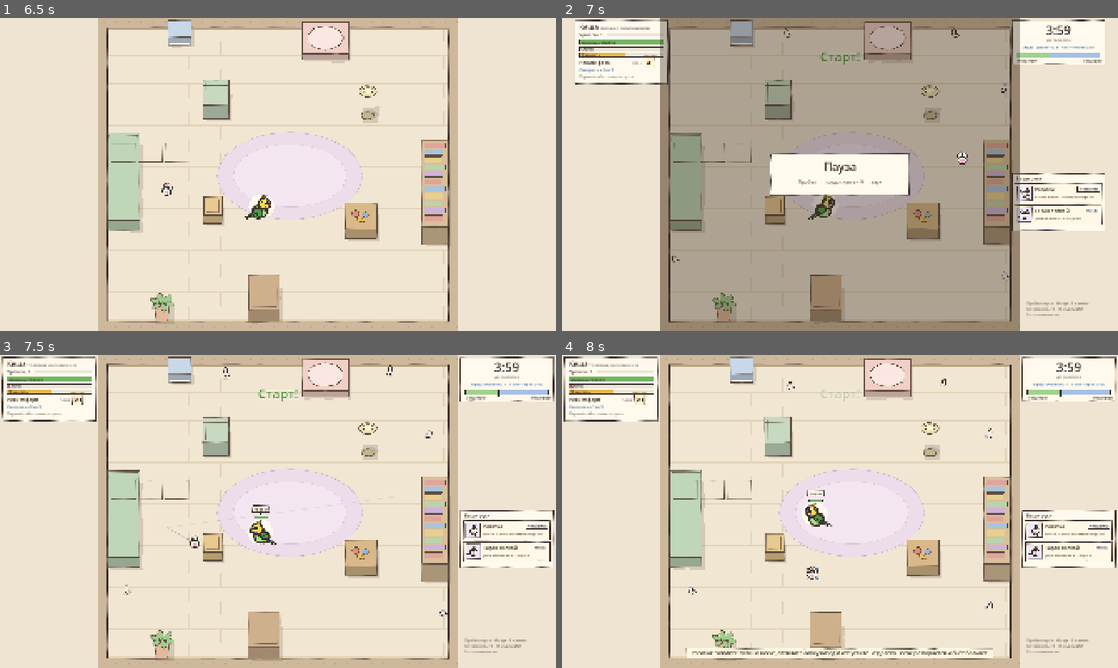
Above: before the commit, frames 1-4 (two rows, left to right).
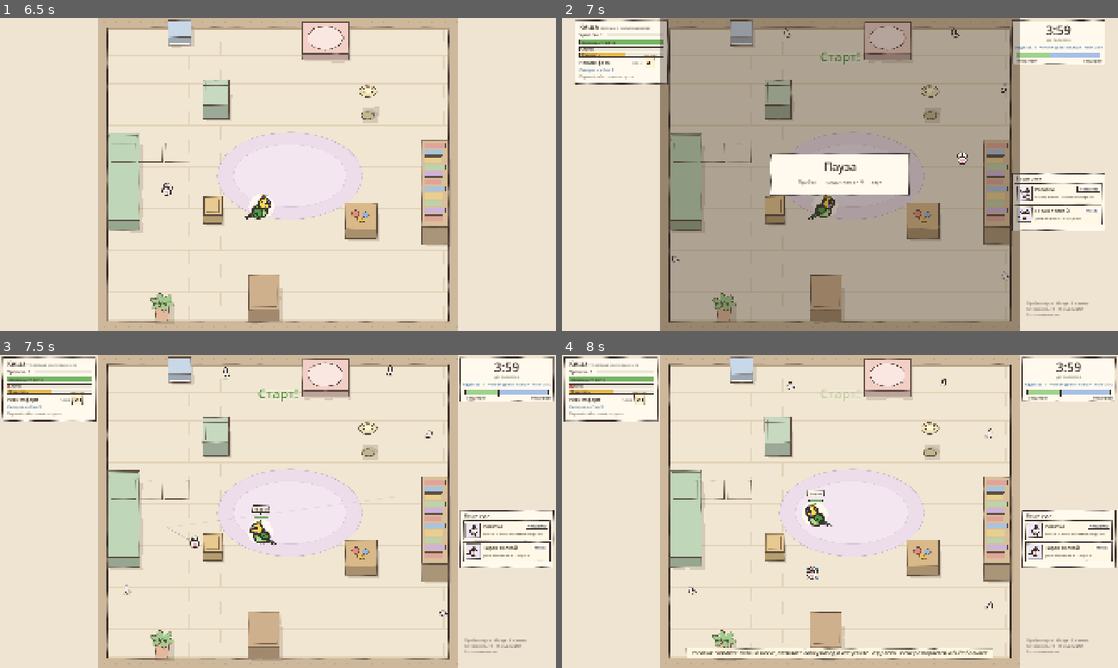
Above: after the commit, the same moments.

Repository: wtoday92-commits/popugay-naoborot
Game: Godot game, scene res://main.tscn
The game is run twice, just before and just after one commit, with the same random seed, the same clock (stepped at 60 frames per second) and the same inputs.
Inputs (mouse positions are in pixels of both pictures, inside the frame that each line leads up to):
- Up to frame 1 (6.5 s): tap Enter at 0.5 s; move the mouse to (400, 158) at 0.52 s; hold W 0.53-1.25 s; tap Q at 0.6 s; click (400, 158) at 0.67 s; tap Space at 0.77, 1.07, 3.77, 4.07 s; drag from (166, 190) to (250, 237) at 1.27 s; move the mouse to (333, 105) at 2.02 s; hold W 2.03-2.75 s; tap 2 at 2.1 s; drag from (250, 237) to (111, 127) at 2.77 s; move the mouse to (444, 221) at 3.52 s; tap R at 3.6 s; drag from (111, 127) to (194, 96) at 4.27 s; move the mouse to (305, 174) at 5.02 s; tap M at 5.1 s; click (305, 174) at 5.17 s; drag from (194, 96) to (166, 190) at 5.77 s
- Up to frame 2 (7 s): move the mouse to (962, 158) at 6.52 s; hold W from 6.53 s (still down); tap 1 at 6.6 s; tap Space at 6.77 s
- Up to frame 3 (7.5 s): tap Space at 7.07 s; release W at 7.25 s; drag from (166, 527) to (250, 574) at 7.27 s
- Up to frame 4 (8 s): no input

Frame 1 is identical in both runs. In frame 2, less than 0.1% of the frame differs, in the area x 7-98%, y 7-10%; in frame 3, less than 0.1%; in frame 4, less than 0.1%.

Commit message:
Баланс: орда крепнет с каждым уровнем попугая, уравнены прогрессии попугая и игрока, усталость от одного плана
Co-Authored-By: Claude Opus 5.5 (1M context) <noreply@anthropic.com>

Diff:
--- a/scripts/hero.gd
+++ b/scripts/hero.gd
@@ -22,6 +22,7 @@
 var meta_up := {}
 var learned_picks := {}
 var learned_wins := {}
+var learned_plans: Array = []
 
 var game
 var pos := Vector2.ZERO
@@ -132,6 +133,7 @@
 	learned_dealt = mem.get("dealt", {})
 	learned_picks = mem.get("picks", {})
 	learned_wins = mem.get("wins", {})
+	learned_plans = mem.get("plans", [])
 	memory_notes.clear()
 	plan = [_choose_plan()]
 	if learned_runs <= 0:
@@ -160,7 +162,12 @@
 	if randf() < 0.25:
 		return Skills.SKILLS[randi() % Skills.SKILLS.size()]
 	for k in Skills.SKILLS:
-		var sc := _learned_bonus(k) + randf_range(0.0, 2.0)
+		# усталость от одного и того же: каждый повтор среди трёх последних планов — минус
+		var recent := 0
+		for pl in learned_plans.slice(maxi(0, learned_plans.size() - 3)):
+			if pl == k:
+				recent += 1
+		var sc := _learned_bonus(k) + randf_range(0.0, 2.0) - 1.3 * recent
 		if sc > bs:
 			bs = sc
 			best = k
@@ -181,7 +188,7 @@
 		for v in vals:
 			mean += float(v)
 		mean /= float(vals.size())
-		b += clampf((float(learned_dealt[k]) - mean) * 8.0, -1.2, 1.2)
+		b += clampf((float(learned_dealt[k]) - mean) * 6.0, -0.8, 0.8)
 	var picks := int(learned_picks.get(k, 0))
 	if picks >= 2:
 		var wr := float(learned_wins.get(k, 0)) / float(picks)
@@ -221,7 +228,7 @@
 
 
 func max_hp() -> float:
-	return 100.0 + 15.0 * int(meta_up.get("hp", 0)) + 20.0 * lvl_of("fluff")
+	return 110.0 + 15.0 * int(meta_up.get("hp", 0)) + 20.0 * lvl_of("fluff")
 
 
 func speed() -> float:
@@ -229,7 +236,7 @@
 
 
 func dmg_mult() -> float:
-	var m := 1.0 + 0.1 * int(meta_up.get("dmg", 0)) + 0.1 * lvl_of("beak")
+	var m := 1.15 + 0.1 * int(meta_up.get("dmg", 0)) + 0.1 * lvl_of("beak")
 	if randf() < 0.08 * lvl_of("luck"):
 		m *= 2.0
 	return m
--- a/scripts/hud.gd
+++ b/scripts/hud.gd
@@ -346,7 +346,7 @@
 	else:
 		Art.text_c(self, font, Vector2(x + 170, 58), "сломан", 36, Color("4f8f3a"))
 	var nxt: float = game.next_horde - game.time
-	Art.text_c(self, font, Vector2(x + 170, 106), "Орда: уровень %d · гонг через %s" % [game.horde_level, mmss(nxt)], 15, Color("3f6fb5"))
+	Art.text_c(self, font, Vector2(x + 170, 106), "Орда: ур. %d · +%d%% от уровня Кеши · гонг %s" % [game.horde_level, int(round(game.HORDE_HP_LEVEL * 100.0 * float(h.level - 1))), mmss(nxt)], 14, Color("3f6fb5"))
 	var hero_p := h.power() * 2.0 + float(h.level)
 	var horde_p: float = float(game.horde_level) * 4.0 + game.player_damage / 20.0 + 2.0
 	var k: float = hero_p / (hero_p + horde_p)
--- a/scripts/main.gd
+++ b/scripts/main.gd
@@ -9,6 +9,9 @@
 const RUN_LENGTH := 300.0
 const HORDE_STEP := 60.0
 const ENRAGE_AT := 360.0
+const HORDE_HP_GONG := 0.08
+const HORDE_HP_LEVEL := 0.03
+const HORDE_DMG_LEVEL := 0.015
 const BOSS_AT := 240.0
 const EVENT_SLOTS := [40.0, 95.0, 150.0, 200.0]
 const EVENT_WARN := 10.0
@@ -58,7 +61,7 @@
 	{"name": "Суперносок", "hp": 70.0, "speed": 2.0, "dmg": 9.0, "r": 15.0, "push": 0.6, "xp": 5},
 	{"name": "Пылевой зайчик", "hp": 10.0, "speed": 2.6, "dmg": 4.0, "r": 9.0, "push": 1.0, "xp": 1},
 	{"name": "Шкатулка", "hp": 80.0, "speed": 2.6, "dmg": 0.0, "r": 16.0, "push": 0.0, "xp": 0},
-	{"name": "Пылесос", "hp": 1000.0, "speed": 1.1, "dmg": 13.0, "r": 56.0, "push": 0.0, "xp": 0},
+	{"name": "Пылесос", "hp": 900.0, "speed": 1.1, "dmg": 13.0, "r": 56.0, "push": 0.0, "xp": 0},
 ]
 
 var floor_rect := Rect2(372, 34, 1176, 1012)
@@ -1001,13 +1004,15 @@
 	e.pos = p
 	e.born = time
 	var l := float(horde_level - 1)
-	var hp_k := 1.0 + 0.2 * l
+	# орда растёт и от гонга, и от каждого уровня попугая (как в SurvivorsStarterKit)
+	var hl := float(hero.level - 1)
+	var hp_k := (1.0 + HORDE_HP_GONG * l) * (1.0 + HORDE_HP_LEVEL * hl)
 	if type == Enemy.T.BOSS or type == Enemy.T.BOX:
 		hp_k = 1.0 + 0.05 * float(hero.level)
 	e.max_hp = float(d["hp"]) * hp_k
 	e.hp = e.max_hp
 	e.speed = float(d["speed"]) * M * (1.0 + 0.03 * l)
-	e.dmg = float(d["dmg"]) * (1.0 + 0.1 * l)
+	e.dmg = float(d["dmg"]) * (1.0 + 0.06 * l) * (1.0 + HORDE_DMG_LEVEL * hl)
 	e.radius = d["r"]
 	e.push_factor = d["push"]
 	e.xp = d["xp"]
@@ -1928,6 +1933,8 @@
 
 func begin_levelup() -> void:
 	hero.consume_level()
+	if not sim:
+		add_text(hero.pos + Vector2(0, -96), "орда крепнет: +%d%%" % int(round(HORDE_HP_LEVEL * 100.0 * float(hero.level - 1))), Color("3f6fb5"), 16)
 	var cards := _make_cards()
 	if cards.is_empty():
 		hero.hp = minf(hero.max_hp(), hero.hp + 20.0)
@@ -2528,6 +2535,10 @@
 			wins[k] = int(wins.get(k, 0)) + 1
 	mem["picks"] = picks
 	mem["wins"] = wins
+	var plans: Array = mem.get("plans", [])
+	if hero.plan.size() > 0:
+		plans.append(hero.plan[0])
+	mem["plans"] = plans.slice(maxi(0, plans.size() - 8))
 	if over == "hero_dead":
 		var top := ""
 		var tv := 0.0
--- a/scripts/meta.gd
+++ b/scripts/meta.gd
@@ -16,12 +16,12 @@
 
 ## Прокачка попугая за просо: он покупает сам, по своим приоритетам.
 const PARROT := [
-	{"key": "hp", "name": "Крепкие перья", "desc": "+15 здоровья", "base": 160, "max": 6},
-	{"key": "dmg", "name": "Острый клюв", "desc": "+10% урона", "base": 200, "max": 6},
-	{"key": "speed", "name": "Быстрые лапки", "desc": "+5% скорости", "base": 150, "max": 4},
-	{"key": "magnet", "name": "Длинная шея", "desc": "+15% радиус сбора", "base": 120, "max": 3},
-	{"key": "start", "name": "Разминка", "desc": "+1 стартовый уровень", "base": 450, "max": 3},
-	{"key": "eye", "name": "Зоркий глаз", "desc": "+1 слот внимания", "base": 1100, "max": 1},
+	{"key": "hp", "name": "Крепкие перья", "desc": "+15 здоровья", "base": 140, "max": 6},
+	{"key": "dmg", "name": "Острый клюв", "desc": "+10% урона", "base": 175, "max": 6},
+	{"key": "speed", "name": "Быстрые лапки", "desc": "+5% скорости", "base": 140, "max": 4},
+	{"key": "magnet", "name": "Длинная шея", "desc": "+15% радиус сбора", "base": 110, "max": 3},
+	{"key": "start", "name": "Разминка", "desc": "+1 стартовый уровень", "base": 400, "max": 3},
+	{"key": "eye", "name": "Зоркий глаз", "desc": "+1 слот внимания", "base": 1000, "max": 1},
 ]
 
 const ACHIEVEMENTS := [
@@ -52,7 +52,7 @@
 
 
 static func up_cost(item: Dictionary, lvl: int) -> int:
-	return int(float(item["base"]) * pow(1.5, lvl))
+	return int(float(item["base"]) * pow(1.65, lvl))
 
 
 ## Ярус открыт, когда куплено всё в предыдущем ярусе.
@@ -69,9 +69,9 @@
 	return meta.get("unlocked", {}).has(key)
 
 
-## Перья за забег: 2 за участие, до 3 за урон по попугаю, по одному за сорванный ивент, +3 за победу.
+## Перья за забег: 3 за участие, до 3 за урон по попугаю, по одному за сорванный ивент, +3 за победу.
 static func feathers_for(player_damage: float, events_denied: int, player_won: bool) -> int:
-	return 2 + mini(3, int(player_damage / 45.0)) + events_denied + (3 if player_won else 0)
+	return 3 + mini(3, int(player_damage / 45.0)) + events_denied + (3 if player_won else 0)
 
 
 static func quest_done(key: String, r: Dictionary) -> bool:
Not shown, changed: docs/balance_report.md
